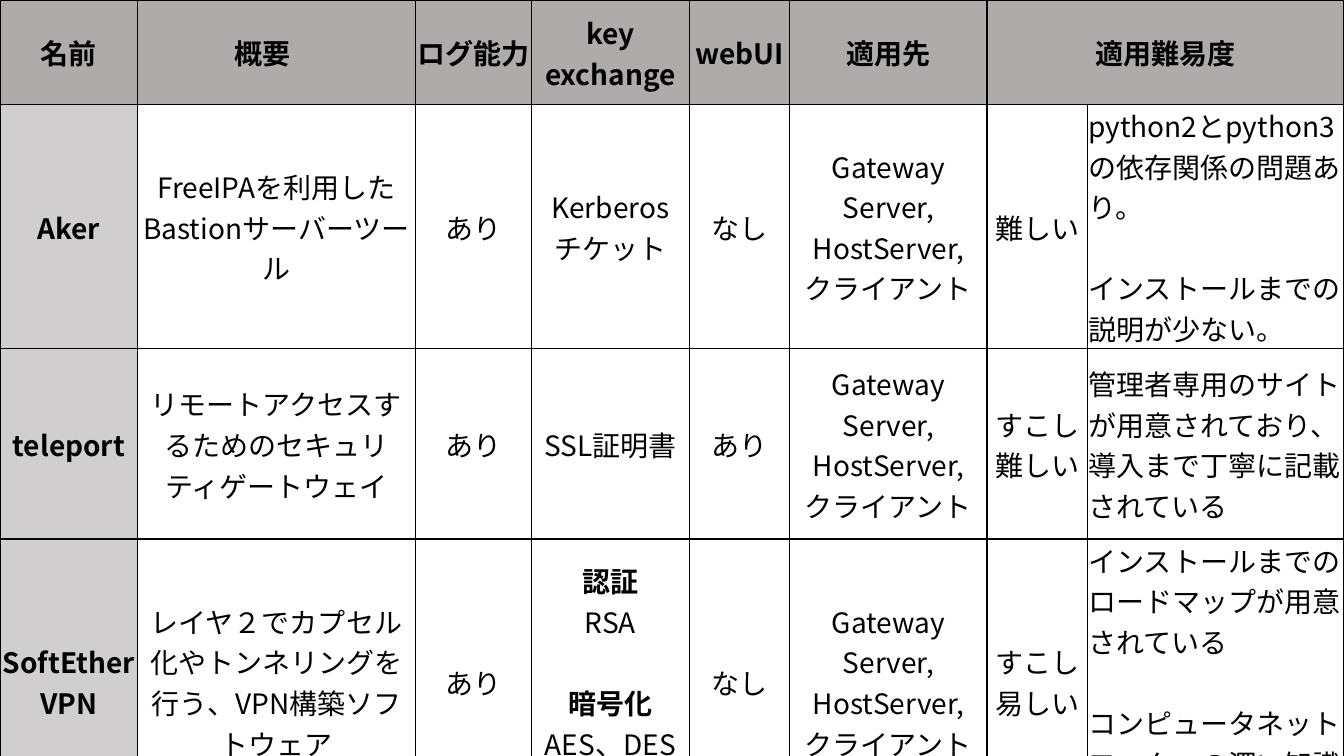
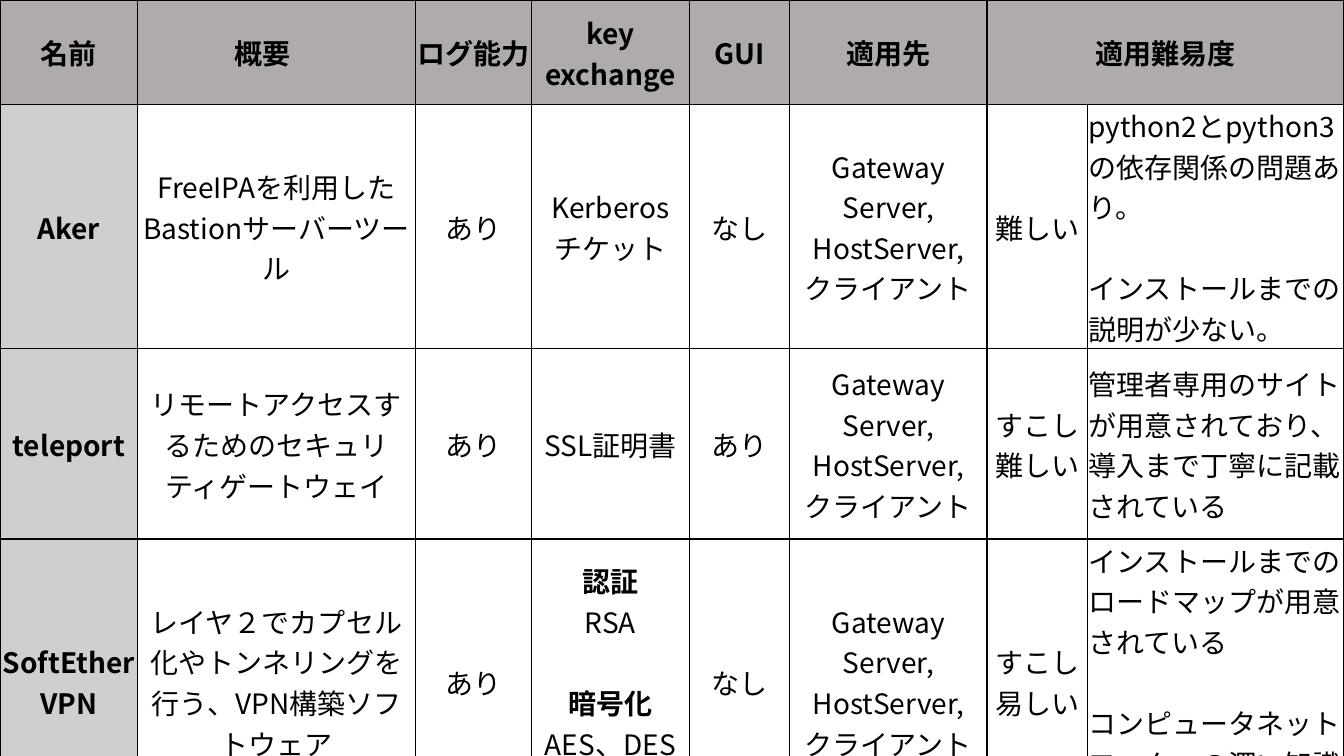
Before and after one commit to Alice-to-Bob/Graduate_School, a slide deck: slide 5 of SUBTHEME/graphs/telework_list.pptx. Drawn at 1344x756 pixels with LibreOffice and Linux fonts; fonts in the diff are those of the drawing. Boxes give left, top, right and bottom in pixels: in the first picture for what was removed or moved away, otherwise in the second. Text is boxed around its words. In the diff, an @@ line names an element or a change of style, - is before the commit and + after.

```diff
--- a/SUBTHEME/graphs/telework_list.pptx
+++ b/SUBTHEME/graphs/telework_list.pptx
@@ table at [0,0,1344,756] @@
-row 1, column 5: webUI
+row 1, column 5: GUI
```
Also in this commit, not shown: 7 other slides changed, 11 other files.
